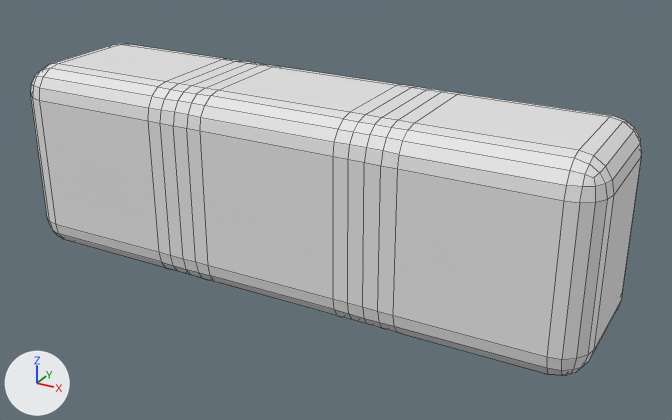
Before and after pictures for a commit that changed the Blender file Assets/3DArt/Models/UI/minus.blend.
Camera for both pictures: a 50 mm camera at (1.439, -2.436, 1.155) aimed at (0.091, 0.015, -0.071). Lighting does not change. The marker at lower left points along +X, +Y and +Z. Mesh edges are drawn as thin lines.
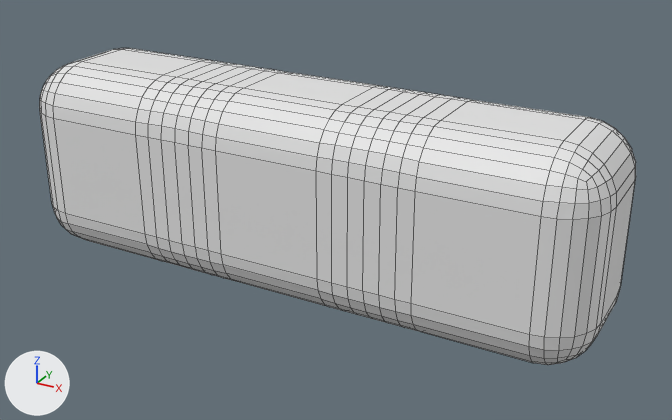
The change, as JSON lines over the scene's bpy script:
```json
{"block": "ob_plane", "where": "_m = ob_plane.modifiers.new('Bevel', 'BEVEL')"}
{"op": "set", "path": "_m.width", "old": "0.102", "new": "0.157"}
{"op": "set", "path": "_m.width_pct", "old": "0.102", "new": "0.157"}
{"op": "set", "path": "_m.segments", "old": "4", "new": "6"}
```

Pixel boxes (x1, y1, x2, y2) of what changed, in the pictures (672 x 420 px):
```json
{"object": "Plane", "change": "modifiers changed", "before": [31, 44, 642, 376], "after": [40, 48, 636, 365]}
```
